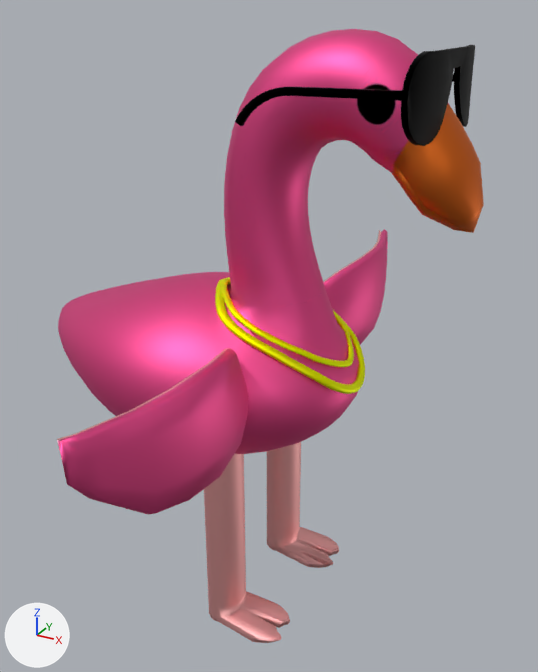
Renders of the FBX model Assets/Prototype/Models/Characters/Pinky.fbx from each side of a commit.
Both versions are drawn from a 50 mm lens placed at (148.0, -261.0, 265.0), pointed at (0.0, 8.0, 131.0). The lights are fixed; the arrows at lower left show +X, +Y and +Z. Vertices at the same position are counted once.

Names of what the first picture shows: 'PinkyMesh'.
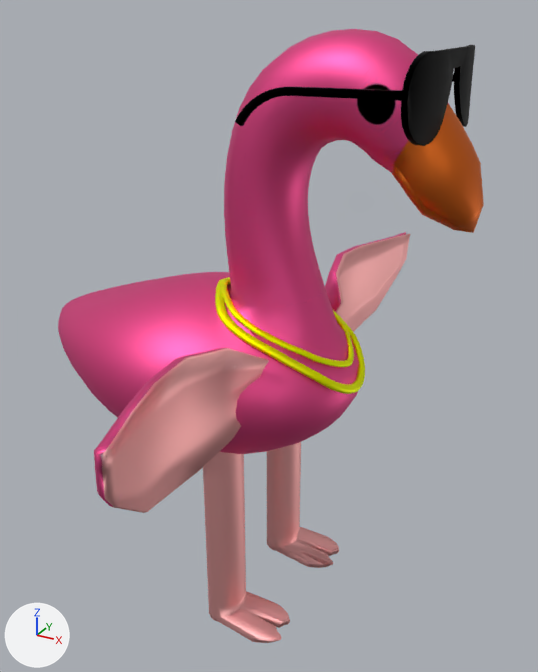
Boxes (x1, y1, x2, y2) around the edits, measured in the pictures (538 x 672 px; the box of a moved part takes in the faces that stretch with it):
```json
{"object": "PinkyMesh", "change": "reshaped", "before": [57, 29, 484, 643], "after": [58, 29, 484, 643]}
{"part": 1, "of": "me_pinky", "change": "moved or reshaped", "before": [323, 229, 388, 345], "after": [325, 232, 410, 332]}
{"part": 2, "of": "me_pinky", "change": "moved or reshaped", "before": [57, 348, 249, 515], "after": [94, 347, 269, 513]}
```

The change, as JSON lines over the scene's bpy script:
```json
{"block": "me_pinky", "where": "me_pinky.from_pydata(...)  # 13547 vertices, 15263 faces; spans x -118.0..89.0, y -129.0..128.0, z 1.0..259.0"}
{"block": "me_pinky", "where": "# used by ob_pinkymesh; location = (0.0, 0.0, 0.0)"}
{"block": "me_pinky", "change": "me_pinky part 1: the loose piece of 105 vertices spanning x 4.0..25.0, y 33.0..128.0, z 108.0..154.0 is mirrored in x about its middle, then moved by (-1.0, 0.0, 0.0)"}
{"block": "me_pinky", "change": "me_pinky part 2: the loose piece of 106 vertices spanning x 4.0..25.0, y -129.0..-34.0, z 108.0..154.0 is mirrored in x about its middle, then moved by (-1.0, 0.0, 0.0)"}
```
